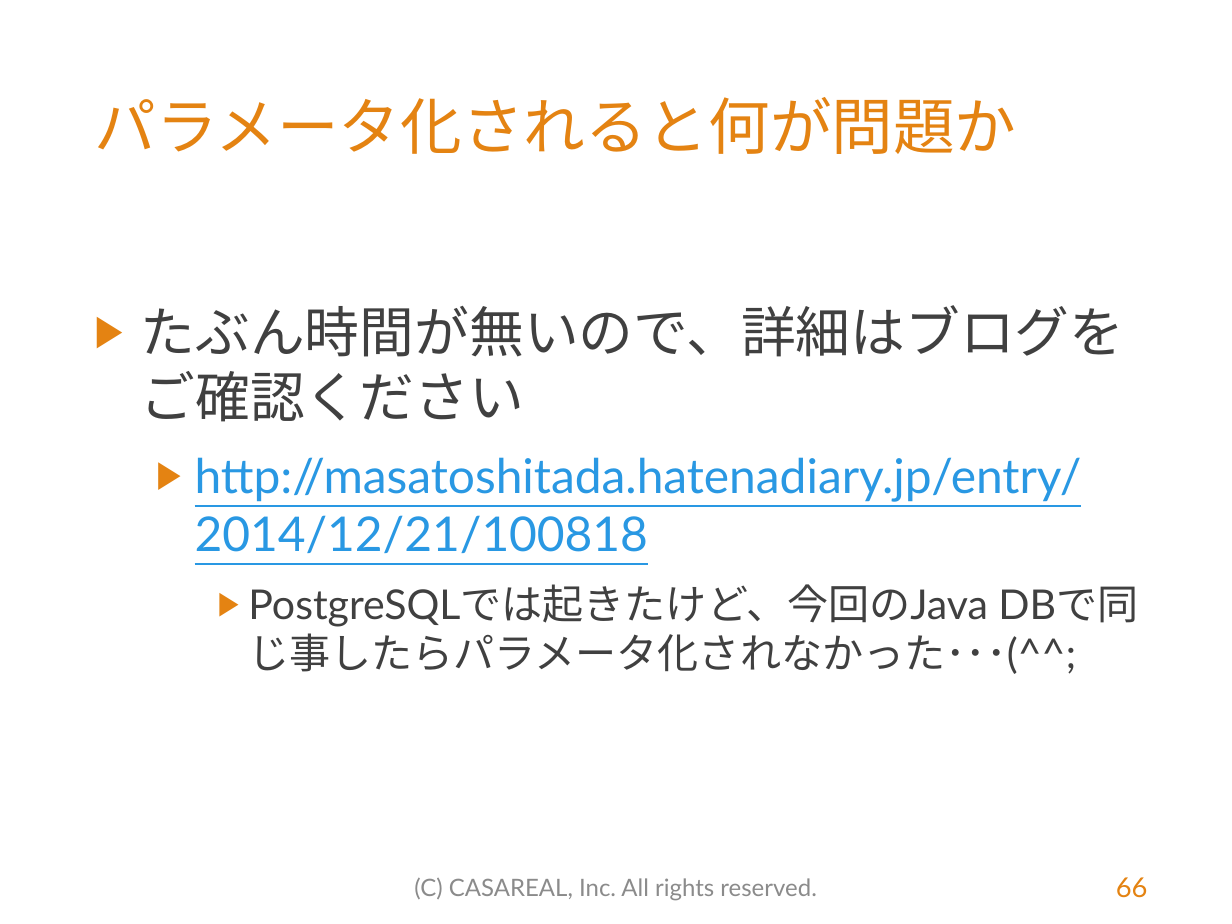
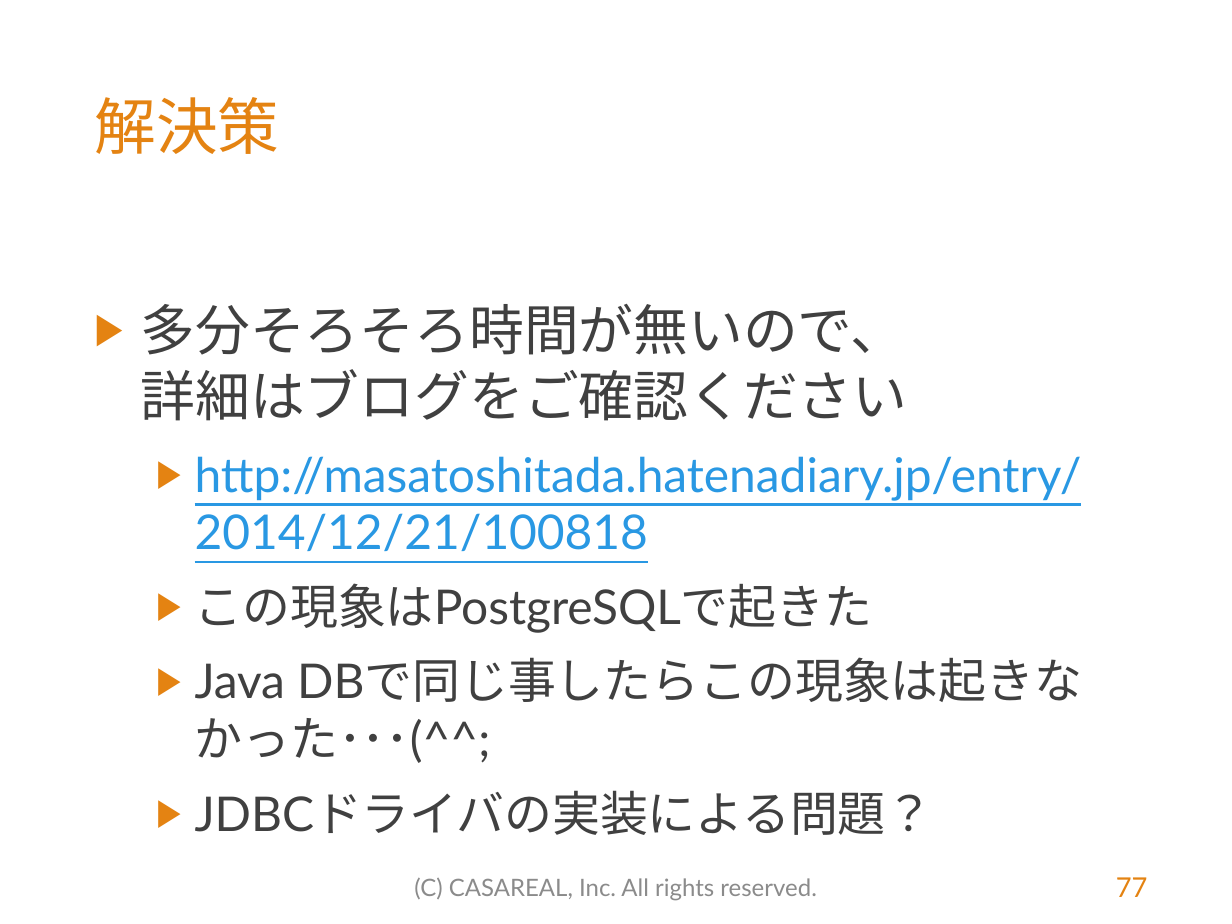
Before and after one commit to MasatoshiTada/hamaru-jpa-light, a slide deck: slide 77 of src/main/resources/はまる！JPA（初学者向けライト版）.pptx (slide 66 before the commit). Drawn at 1232x924 pixels with LibreOffice and Linux fonts; fonts in the diff are those of the drawing; background and template pictures are left out. Boxes give left, top, right and bottom in pixels: in the first picture for what was removed or moved away, otherwise in the second. Text is boxed around its words. In the diff, an @@ line names an element or a change of style, - is before the commit and + after.

```diff
--- a/src/main/resources/はまる！JPA（初学者向けライト版）.pptx
+++ b/src/main/resources/はまる！JPA（初学者向けライト版）.pptx
@@ title at [94, 97, 279, 154]: text changed @@
-パラメータ化されると何が問題か
+解決策
@@ text at [141, 304, 908, 421]: text changed @@
-▶ たぶん時間が無いので、詳細はブログをご確認ください
+▶ 多分そろそろ時間が無いので、
+  詳細はブログをご確認ください
@@ text at [195, 583, 934, 835]: text changed; size 24 to 28 pt @@
-    ▶ PostgreSQLでは起きたけど、今回のJava DBで同じ事したらパラメータ化されなかった･･･(^^;
+  ▶ この現象はPostgreSQLで起きた
+  ▶ Java DBで同じ事したらこの現象は起きなかった･･･(^^;
+  ▶ JDBCドライバの実装による問題？
@@ page number at [1116, 877, 1148, 897]: text changed @@
-66
+77
```
Also in this commit, not shown: 43 other slides changed, 13 slides added, 1 slide removed, 13 other files.
